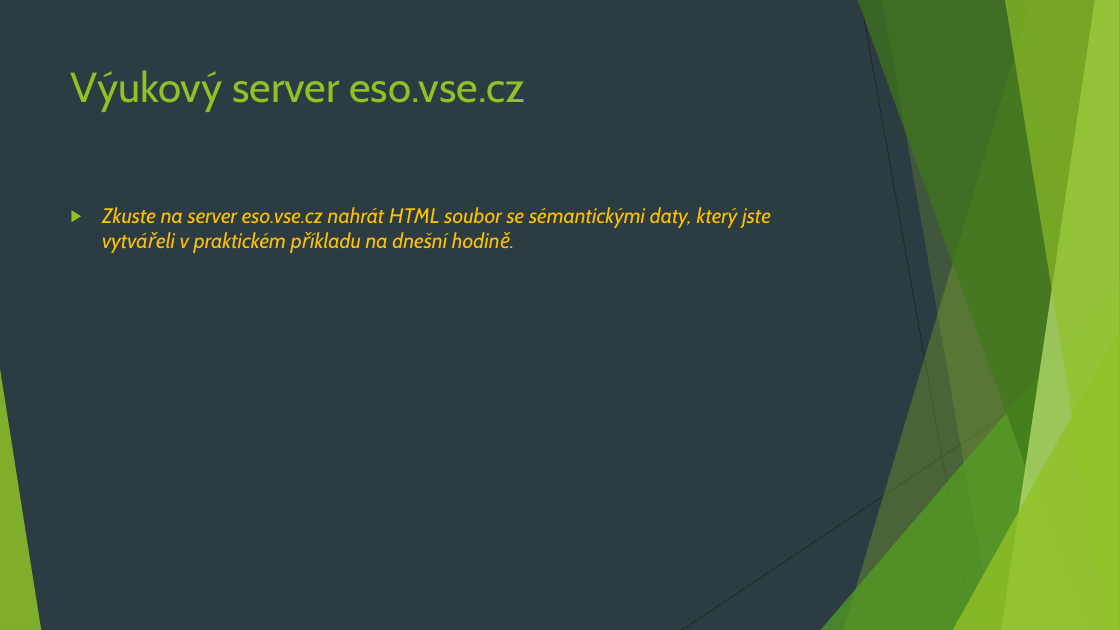
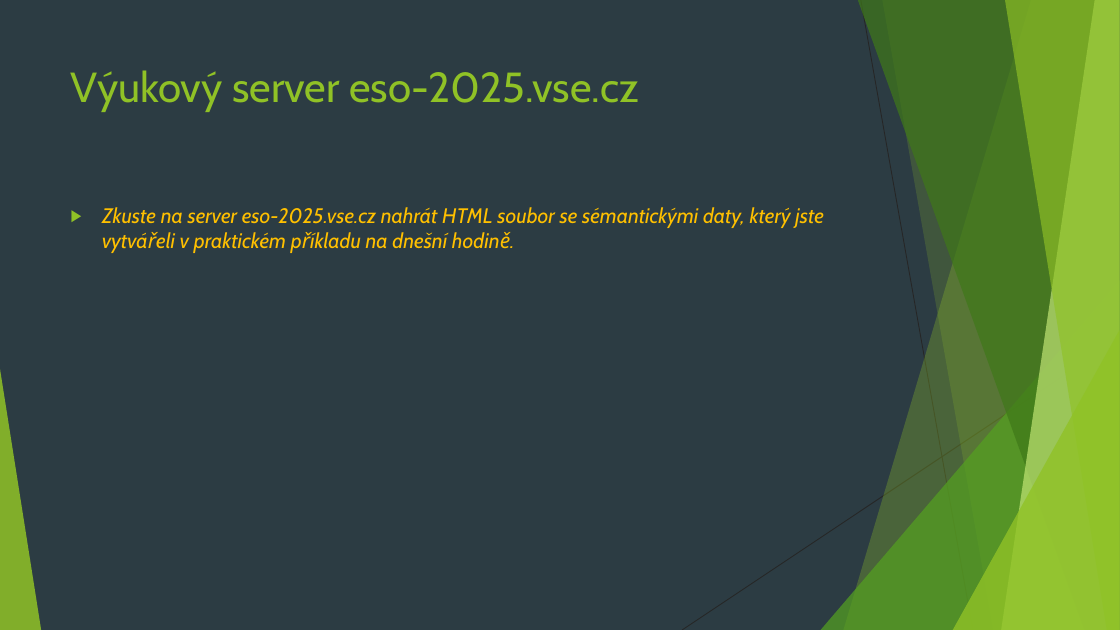
Before and after one commit to 4iz160/cviceni, a slide deck: slide 28 of 03-metadata/cviceni-03.pptx. Drawn at 1120x630 pixels with LibreOffice and Linux fonts; fonts in the diff are those of the drawing. Boxes give left, top, right and bottom in pixels: in the first picture for what was removed or moved away, otherwise in the second. Text is boxed around its words. In the diff, an @@ line names an element or a change of style, - is before the commit and + after.

Commit message:
adresa serveru eso

```diff
--- a/03-metadata/cviceni-03.pptx
+++ b/03-metadata/cviceni-03.pptx
@@ title at (71,70,639,112): text changed @@
-Výukový server eso.vse.cz
+Výukový server eso-2025.vse.cz
@@ text at (102,207,824,253): text changed @@
-▶ Zkuste na server eso.vse.cz nahrát HTML soubor se sémantickými daty, který jste vytvářeli v praktickém příkladu na dnešní hodině.
+▶ Zkuste na server eso-2025.vse.cz nahrát HTML soubor se sémantickými daty, který jste vytvářeli v praktickém příkladu na dnešní hodině.
```
Also in this commit, not shown: 2 other slides changed.
